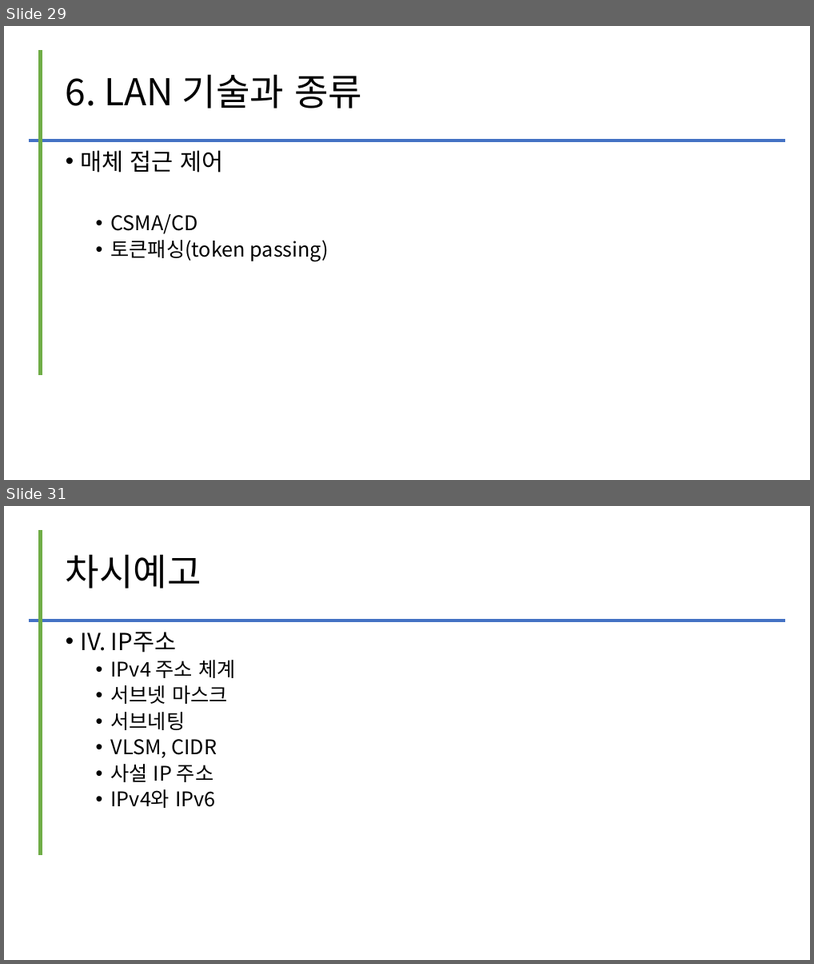
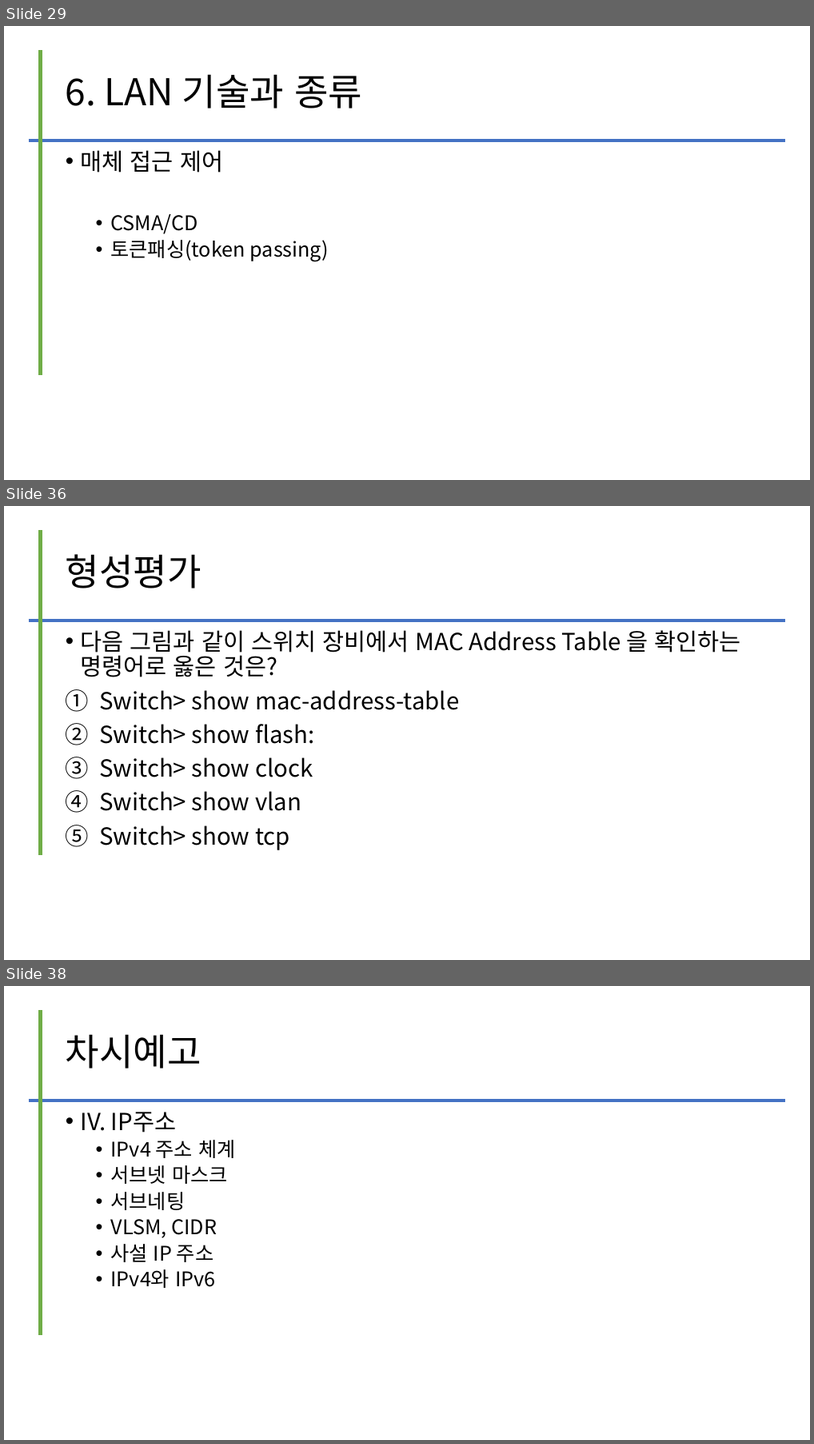
Before and after one commit to kig2929kig/2025-1-network, a slide deck: 컴퓨터 네트워크 - III. LAN.pptx. Shown one above the other, each under a label of ours: slides 29 and 31 before the commit, slides 29, 36 and 38 after it; the slides between them are not shown. The pictures are 814x964 and 814x1444 pixels, drawn with LibreOffice and Linux fonts; fonts in the diff are those of the drawing. Boxes give left, top, right and bottom in pixels: in the first picture for what was removed or moved away, otherwise in the second. Text is boxed around its words. In the diff, an @@ line names an element or a change of style, - is before the commit and + after.

```diff
--- a/컴퓨터 네트워크 - III. LAN.pptx
+++ b/컴퓨터 네트워크 - III. LAN.pptx
@@ slide 36 added at bbox=[4, 506, 810, 960], background #FFFFFF @@
@@ line added from (41, 530) to (41, 855), #70AD47 4.5 pt @@
@@ title added at bbox=[66, 554, 202, 588], 44 pt, text #000000 @@
+형성평가
@@ line added from (28, 620) to (786, 620), #4472C4 4.5 pt @@
@@ text added at bbox=[81, 630, 742, 850], 28 pt, text #000000 @@
+• 다음 그림과 같이 스위치 장비에서 MAC Address Table 을 확인하는 명령어로 옳은 것은?
+1. Switch> show mac-address-table
+2. Switch> show flash:
+3. Switch> show clock
+4. Switch> show vlan
+5. Switch> show tcp
@@ what was slide 31 is now slide 38 @@
```
Also in this commit, not shown: 1 slide changed, 6 other slides added, 1 slide removed.
